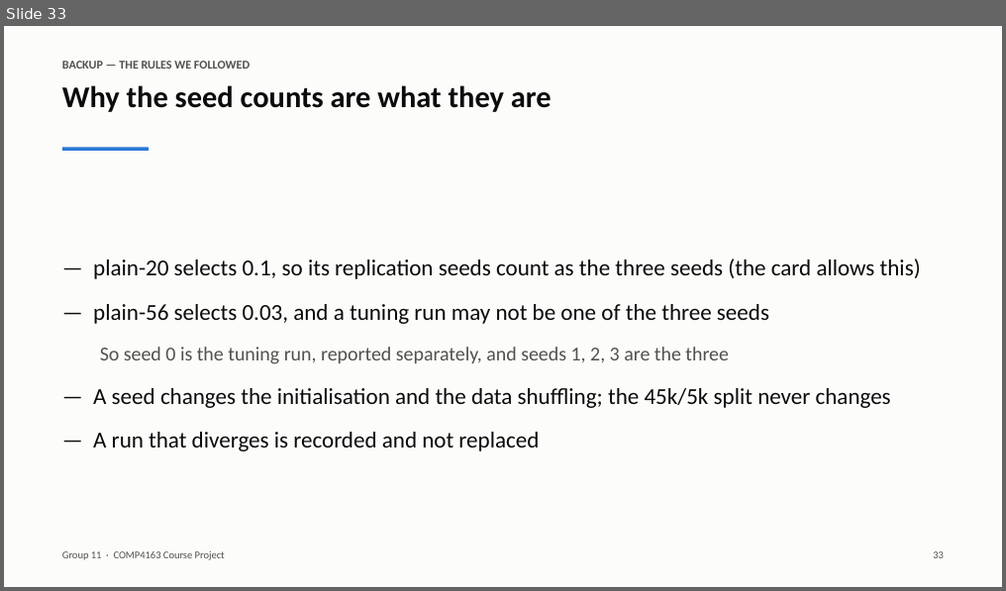
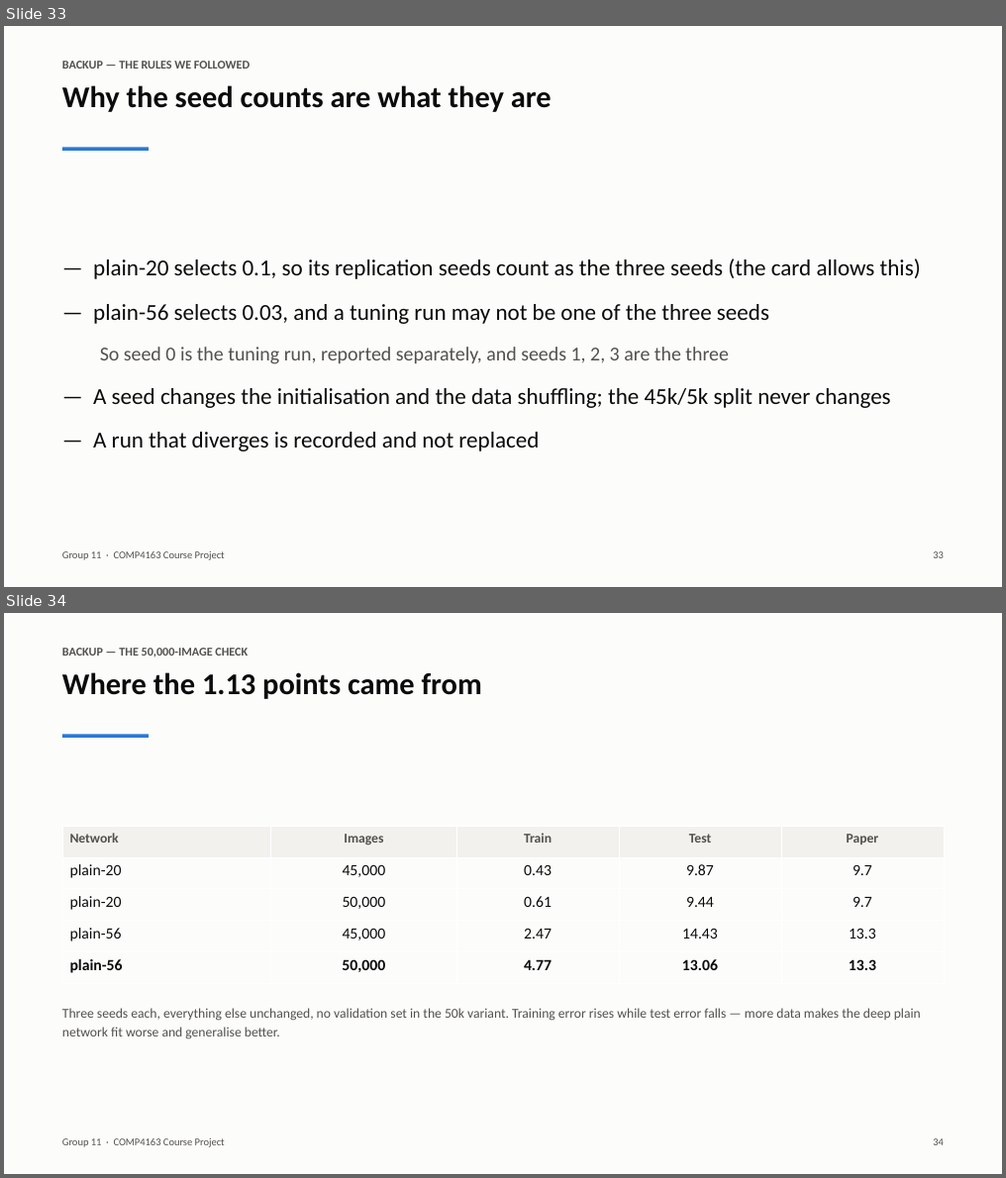
Before and after one commit to v68md6ttb2-ux/COMP4163-ResNet-Degradation, a slide deck: report/slides.pptx. Shown one above the other, each under a label of ours: slide 33 before the commit, slides 33 and 34 after it. The pictures are 1006x591 and 1006x1178 pixels, drawn with LibreOffice and Linux fonts; fonts in the diff are those of the drawing. Boxes give left, top, right and bottom in pixels: in the first picture for what was removed or moved away, otherwise in the second. Text is boxed around its words. In the diff, an @@ line names an element or a change of style, - is before the commit and + after.

Commit message:
Train both plain networks on 50,000 images: the gap was the training set
The protocol fixes 45,000 training images, and plain-56 came out 1.13 points
worse than the paper's Table 6. The paper never says whether its own networks
used 45,000 or all 50,000, so we tested the explanation instead of stating it.

Three seeds per depth, everything else unchanged, no validation set:

  plain-56   14.43% (45k)  ->  13.06% (50k)   paper 13.3%
  plain-20    9.87% (45k)  ->   9.44% (50k)   paper 9.7%

The gap was our training set, not our implementation. Two things matter more
than the number: training error moves the other way (2.47 -> 4.77), so more
data makes the deep plain network fit worse while generalising better; and the
degradation survives (13.06 against 9.44 on test, a 3.62-point gap over a 1.19
spread). Fixing the replication and removing the degradation are two different
problems.

Plain-56's training-error spread at 50k is 3.45 points against 0.70 at 45k --
five times wider -- so the instability finding holds at both training-set sizes.

Code: --train-size on src/train.py, num_train on CIFAR10Data; the validation
error is reported as nan when there is no held-out set.

Report section 8 and the deck now carry the result, with the 50k table as a
backup slide.

```diff
--- a/report/slides.pptx
+++ b/report/slides.pptx
@@ slide 34 added at bbox=[4, 613, 1002, 1174], background #FCFCFB @@
@@ text added at bbox=[62, 648, 248, 657], 11.5 pt, text #52514E, bold @@
+BACKUP — THE 50,000-IMAGE CHECK
@@ text added at bbox=[62, 672, 482, 699], 29 pt, text #0B0B0B, bold @@
+Where the 1.13 points came from
@@ rectangle added at bbox=[62, 735, 149, 738], fill #2A78D6 @@
@@ table added at bbox=[62, 827, 944, 983], 5 rows, 5 columns @@
+Network | Images | Train | Test | Paper
+plain-20 | 45,000 | 0.43 | 9.87 | 9.7
+plain-20 | 50,000 | 0.61 | 9.44 | 9.7
+plain-56 | 45,000 | 2.47 | 14.43 | 13.3
+plain-56 | 50,000 | 4.77 | 13.06 | 13.3
@@ text added at bbox=[62, 1008, 921, 1040], 13 pt, text #52514E @@
+Three seeds each, everything else unchanged, no validation set in the 50k variant. Training error rises while test error falls — more data makes the deep plain network fit worse and generalise better.
@@ text added at bbox=[62, 1139, 225, 1148], 10 pt, text #52514E @@
+Group 11 · COMP4163 Course Project
@@ text added at bbox=[933, 1139, 944, 1146], 10 pt, text #52514E @@
+34
```
Also in this commit, not shown: 4 slides changed, 36 other files.
